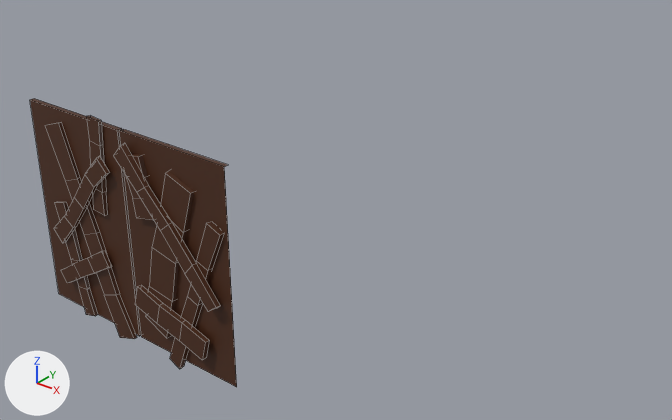
What one commit did to the FBX model Assets/Meshes/door.fbx.
One viewpoint serves both versions: a 50 mm lens placed at (22.3, 0.67, 10.25), pointed at (10.85, 14.98, 1.38). Arrows for +X, +Y and +Z are at lower left; the lights stay in place. Mesh edges are drawn as thin lines. Where no turn or scale is listed for an object, it has been applied to the vertices.

Objects in the first picture: 'mine_door'.
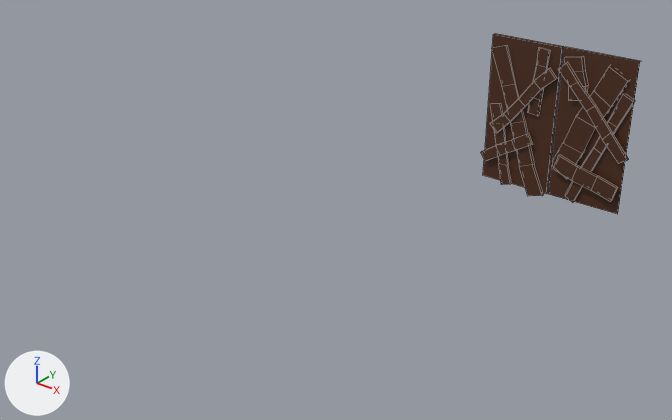
Where the change shows, as pixel boxes (x1, y1, x2, y2) in the pictures (672 x 420 px; the box of a moved part takes in the faces that stretch with it):
'mine_door', reshaped, moved (23% narrower, 37% shorter): before (30, 99, 237, 387); after (481, 33, 641, 214)
part 1 of me_cube_007, moved or reshaped: before (86, 116, 108, 215); after (528, 47, 550, 116)
part 2 of me_cube_007, moved or reshaped: before (54, 156, 109, 243); after (490, 68, 557, 133)
part 3 of me_cube_007, moved or reshaped: before (54, 202, 98, 316); after (490, 103, 512, 185)
part 4 of me_cube_007, moved or reshaped: before (146, 171, 194, 338); after (551, 66, 629, 179)
part 5 of me_cube_007, moved or reshaped: before (170, 222, 223, 369); after (565, 94, 635, 202)
part 6 of me_cube_007, moved or reshaped: before (125, 154, 154, 220); after (564, 56, 587, 101)
part 7 of me_cube_007, moved or reshaped: before (114, 143, 221, 311); after (558, 62, 629, 164)
part 8 of me_cube_007, moved or reshaped: before (30, 99, 140, 336); after (483, 33, 564, 193)
part 9 of me_cube_007, moved or reshaped: before (119, 129, 237, 387); after (548, 47, 641, 214)

Edits to the bpy script that builds the scene:
```text
Change me_cube_007:
    where me_cube_007.from_pydata(...)  # 202 vertices, 131 faces; spans x -2.41..2.48, y -0.13..0.14, z -2.2..2.14
    used by ob_mine_door; location = (10.46, 9.65, 2.68)
    before: 62 (2.31, -0.13, -0.42) at pixel (216, 308), 64 (2.31, -0.04, -0.42) at pixel (220, 305), 66 (2.1, -0.04, -0.57) at pixel (212, 309), 68 (2.1, -0.13, -0.56) at pixel (208, 311), 94 (0.78, -0.04, 1.28) at pixel (148, 185)
    before: 95 (1.29, -0.04, 0.77) at pixel (172, 222), 96 (1.8, -0.04, 0.18) at pixel (196, 263), 97 (0.78, -0.13, 1.28) at pixel (144, 187), 98 (1.29, -0.13, 0.77) at pixel (168, 224), 99 (1.8, -0.13, 0.19) at pixel (192, 265)
    before: 100 (0.57, -0.13, 1.14) at pixel (136, 192), 101 (1.08, -0.13, 0.59) at pixel (160, 230), 102 (1.59, -0.13, -0.04) at pixel (184, 273), 103 (1.59, -0.04, -0.04), 104 (1.08, -0.04, 0.59)
    before: 105 (0.57, -0.04, 1.15)
    before: 0 (-2.41, 0.04, -2.0) at pixel (58, 293), 1 (-2.41, 0.04, 2.04) at pixel (29, 99), 2 (-2.41, 0.14, 2.04) at pixel (34, 98)
    before: 3 (2.48, 0.04, -2.0) at pixel (236, 387), 4 (2.48, 0.04, 2.04) at pixel (224, 166), 5 (2.48, 0.14, 2.04) at pixel (228, 164)
    me_cube_007 part 1: the loose piece of 20 vertices spanning x -0.82..-0.38, y -0.03..0.04, z 0.34..2.14 is moved by (0.08, 0.0, -0.21)
    me_cube_007 part 2: the loose piece of 20 vertices spanning x -2.03..-0.23, y -0.1..-0.03, z -0.6..1.49 is moved by (0.23, 0.0, 0.0)
    me_cube_007 part 3: the loose piece of 20 vertices spanning x -2.01..-1.18, y -0.03..0.04, z -2.1..0.23 is moved by (0.14, 0.0, 0.0)
    me_cube_007 part 4: the loose piece of 20 vertices spanning x 0.32..1.77, y -0.03..0.1, z -1.65..1.64 is turned 6.9 degrees about the y axis through its middle, then moved by (-0.1, 0.0, 0.22)
    me_cube_007 part 5: the loose piece of 20 vertices spanning x 0.9..2.38, y -0.04..0.07, z -2.19..1.01 is moved by (-0.33, 0.0, 0.19)
    me_cube_007 part 6: the loose piece of 16 vertices spanning x 0.12..0.83, y -0.05..0.09, z 0.57..1.75 is moved by (0.0, 0.0, 0.16)
    me_cube_007 part 7
    add for i in [62, 64, 66, 68, *range(94, 106)]: me_cube_007.vertices[i].co += Vector((-0.17, 0.0, 0.0))
    me_cube_007.vertices[63].co: (0.27, -0.13, 1.89) -> (0.24, -0.13, 1.72)  # pixel (120, 145) -> pixel (566, 63)
    me_cube_007.vertices[65].co: (0.27, -0.04, 1.91) -> (0.24, -0.04, 1.73)  # pixel (124, 142) -> pixel (567, 61)
    me_cube_007.vertices[67].co: (0.07, -0.04, 1.66) -> (0.04, -0.04, 1.52)  # not seen -> pixel (559, 68)
    me_cube_007.vertices[69].co: (0.07, -0.13, 1.66) -> (0.04, -0.13, 1.52)  # pixel (113, 155) -> pixel (557, 69)
    me_cube_007 part 8
    add for i in [0, 1, 2]: me_cube_007.vertices[i].co += Vector((0.45, 0.0, 0.0))
    me_cube_007 part 9
    add for i in [3, 4, 5]: me_cube_007.vertices[i].co += Vector((-0.45, 0.0, 0.0))
Change ob_mine_door:
    ob_mine_door.location: (10.46, 9.65, 2.68) -> (12.44, 22.02, 1.68)
```
